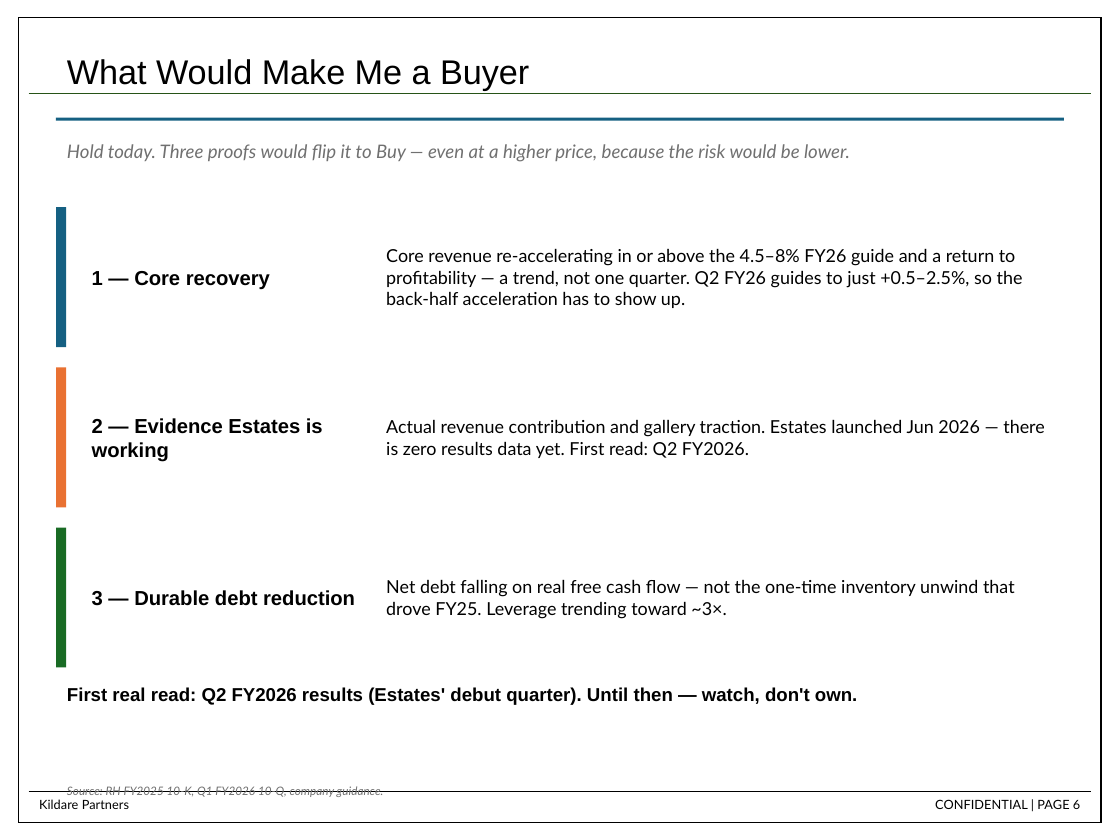
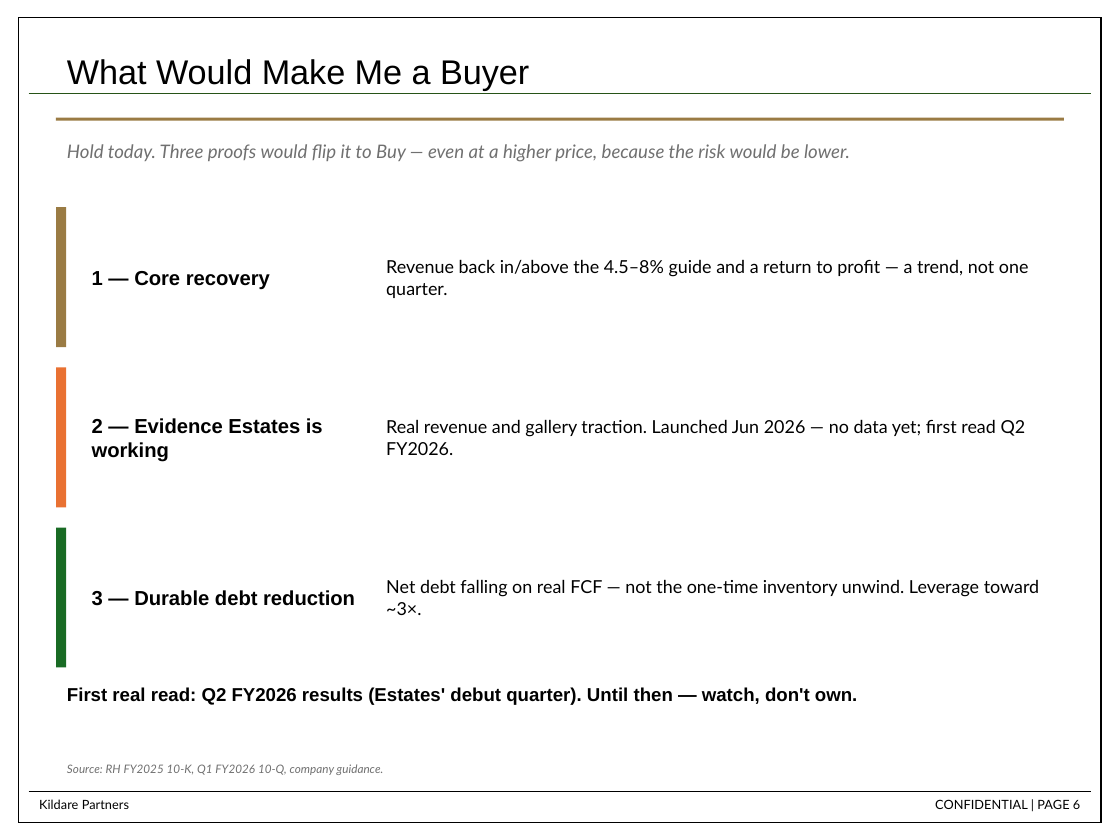
Before and after one commit to dchen88888/Nike-Stock-Pitch, a slide deck: slide 6 of RH_Stock_Pitch_updated.pptx. Drawn at 1120x840 pixels with LibreOffice and Linux fonts; fonts in the diff are those of the drawing. Boxes give left, top, right and bottom in pixels: in the first picture for what was removed or moved away, otherwise in the second. Text is boxed around its words. In the diff, an @@ line names an element or a change of style, - is before the commit and + after.

```diff
--- a/RH_Stock_Pitch_updated.pptx
+++ b/RH_Stock_Pitch_updated.pptx
@@ rectangle at box(56, 118, 1064, 121): fill #156082 to #9A7B44 @@
@@ rectangle at box(56, 207, 66, 347): fill #156082 to #9A7B44 @@
@@ text at box(386, 259, 1029, 298): text changed @@
-Core revenue re-accelerating in or above the 4.5–8% FY26 guide and a return to profitability — a trend, not one quarter. Q2 FY26 guides to just +0.5–2.5%, so the back-half acceleration has to show up.
+Revenue back in/above the 4.5–8% guide and a return to profit — a trend, not one quarter.
@@ text at box(386, 419, 1026, 455): text changed @@
-Actual revenue contribution and gallery traction. Estates launched Jun 2026 — there is zero results data yet. First read: Q2 FY2026.
+Real revenue and gallery traction. Launched Jun 2026 — no data yet; first read Q2 FY2026.
@@ text at box(386, 579, 1039, 615): text changed @@
-Net debt falling on real free cash flow — not the one-time inventory unwind that drove FY25. Leverage trending toward ~3×.
+Net debt falling on real FCF — not the one-time inventory unwind. Leverage toward ~3×.
@@ text "Source: RH FY2025 10-K, Q1 ...": place and size @@
-text "Source: RH FY2025 10-K, Q1 ..." at box(67, 786, 384, 797)
+text "Source: RH FY2025 10-K, Q1 ..." at box(67, 764, 384, 775)
```
Also in this commit, not shown: 17 other slides changed.
